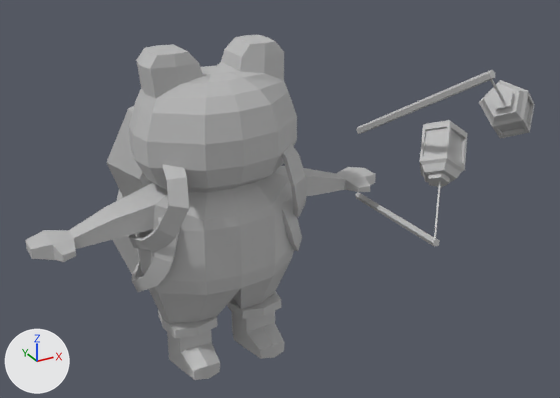
What one commit did to the FBX model Assets/Art/Froggie/Frog_Jump_Loop_Animation_UV.fbx.
Rendered twice from a camera (50 mm lens) standing at (-2.05, -4.68, 3.47) and looking at (0.38, -0.26, 1.27). Every picture has the same lights, and +X, +Y and +Z are marked at lower left. Where no turn or scale is listed for an object, it has been applied to the vertices. Vertices at the same position are counted once.

Names of what the first picture shows: 'BackPack', 'Frog_Jumpcontin:BackPack', 'Frog_Jumpcontin:Lantern', 'Froggy', 'Lantern'.
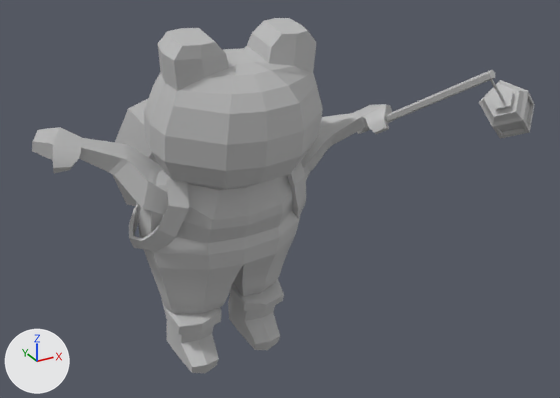
What the commit changed:
me_mesh_001 has 130 vertices, 124 faces and spans x -0.675..0.675, y -0.605..0.624, z -0.644..0.478.
me_mesh_001 part 1: the whole mesh is turned -75 degrees about the x axis through the mesh origin and scaled by 100.
me_mesh_002 has 108 vertices, 113 faces and spans x -0.213..0.366, y -0.638..0.647, z -0.18..0.707.
me_mesh_002 part 2: the whole mesh is multiplied about the mesh origin by the matrix ((-86.627, 30.487, 39.578), (-49.886, -57.057, -65.237), (2.694, -76.256, 64.635)).
Mesh me_mesh_1 is new.
It has 584 vertices, 580 faces and spans x -1.21..1.2, y -0.77..0.35, z 0.03..2.54.
It uses material mat_lambert1 (grey #bcbcbc).
Object 'Froggy' (ob_froggy) is deleted.
Object 'Frog_Jumpcontin:BackPack' (ob_frog_jumpcontin_backpack) now shows me_mesh_001 instead of me_mesh_003.
Object 'BackPack' (ob_backpack) is deleted.
Object 'Lantern' (ob_lantern) is deleted.
Object 'Frog_Jumpcontin:Lantern' (ob_frog_jumpcontin_lantern) now shows me_mesh_002 instead of me_mesh_004.
Object 'Frog_Froggy' (ob_frog_froggy) is new; it shows me_mesh_1.
Its location is (0.001, -0.02, 0.0).

Pixel boxes [x1, y1, x2, y2] of what changed, in the pictures (560 x 398 px; the box of a moved part takes in the faces that stretch with it):
'Frog_Froggy', added
    after: [32, 18, 392, 373]
'Froggy', deleted
    before: [25, 35, 376, 380]
'Frog_Jumpcontin:BackPack', mesh turned
    before: [107, 106, 306, 251]
    after: [112, 99, 306, 251]
'Lantern', deleted
    before: [355, 120, 468, 247]
'BackPack', deleted
    before: [112, 190, 302, 292]
part 1 of me_mesh_001, moved or reshaped
    before: [112, 190, 302, 292]
    after: [112, 99, 306, 251]
part 2 of me_mesh_002, moved or reshaped
    before: [355, 120, 468, 247]
    after: [357, 111, 395, 134]
